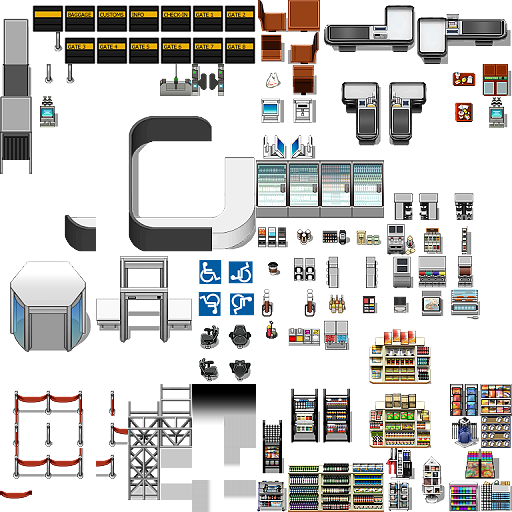
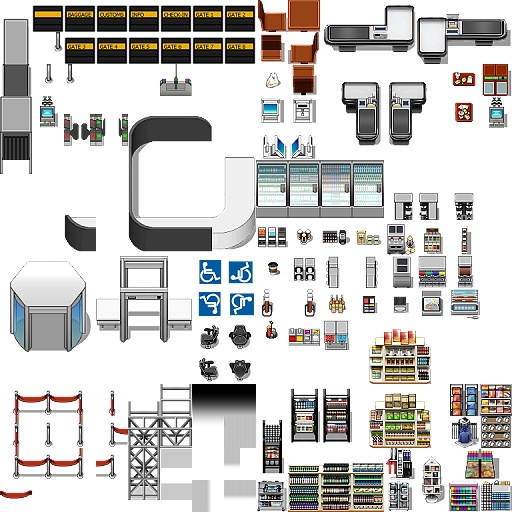
Layers edited between the first and the second (512, 512) image:
painted on "KR_Airport_C.png" over [64, 64, 224, 146]
